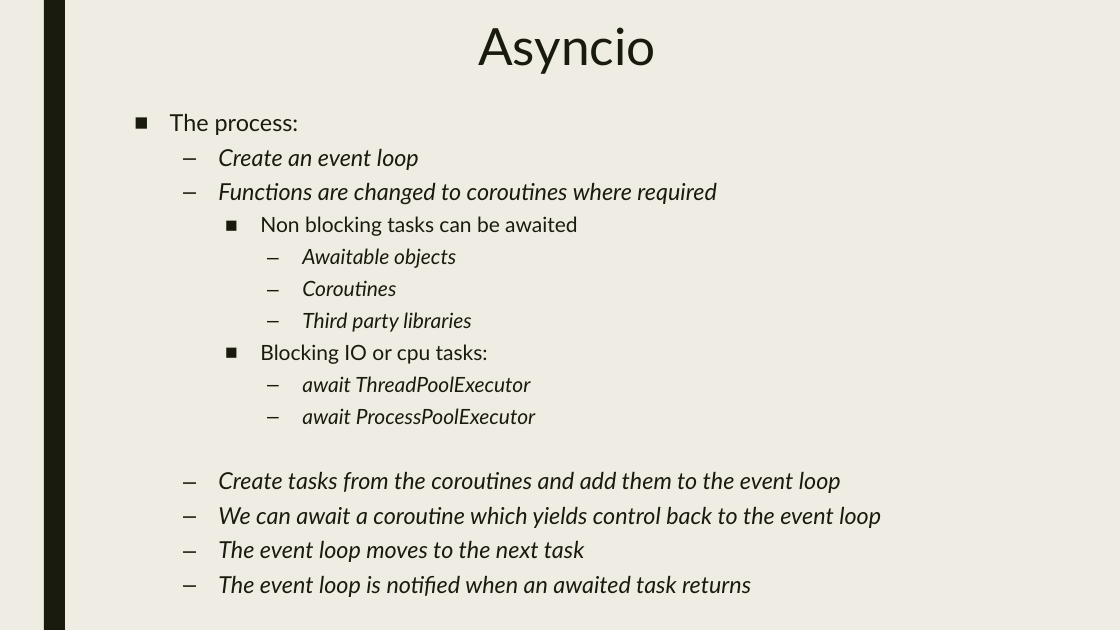
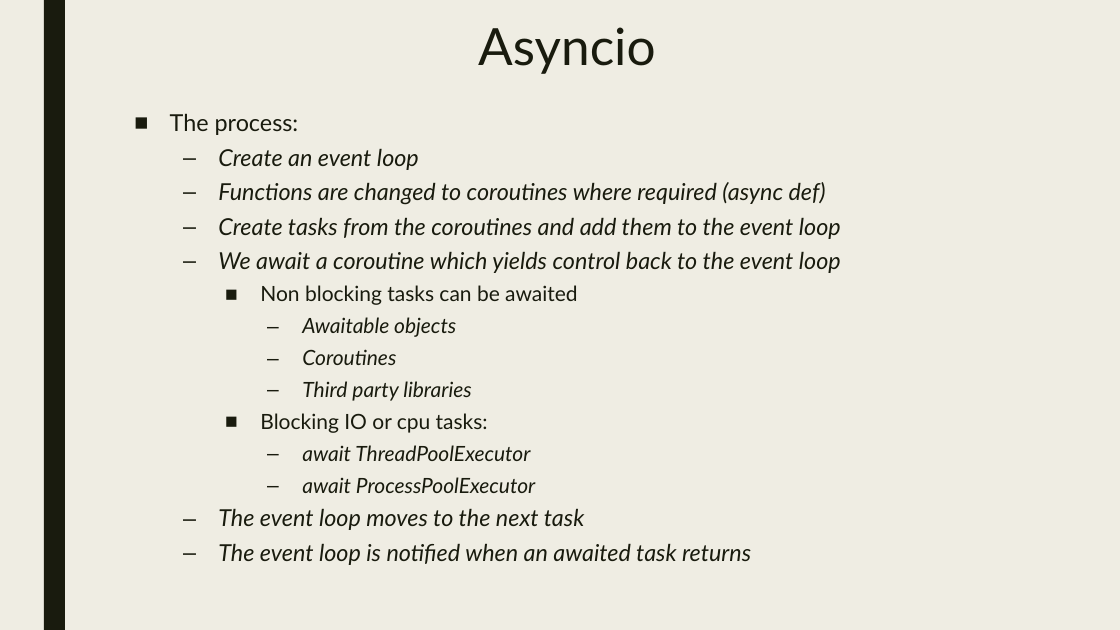
Before and after one commit to bdelate/talk-python-async, a slide deck: slide 11 of slides.pptx. Drawn at 1120x630 pixels with LibreOffice and Linux fonts; fonts in the diff are those of the drawing. Boxes give left, top, right and bottom in pixels: in the first picture for what was removed or moved away, otherwise in the second. Text is boxed around its words. In the diff, an @@ line names an element or a change of style, - is before the commit and + after.

```diff
--- a/slides.pptx
+++ b/slides.pptx
@@ text at <box>218,182,841,273</box>: text changed @@
-  – Functions are changed to coroutines where required
+  – Functions are changed to coroutines where required (async def)
+  – Create tasks from the coroutines and add them to the event loop
+  – We await a coroutine which yields control back to the event loop
@@ text at <box>218,471,881,528</box>: paragraphs removed @@
-  – Create tasks from the coroutines and add them to the event loop
-  – We can await a coroutine which yields control back to the event loop
```
Also in this commit, not shown: 1 other slide changed, 1 other file.
